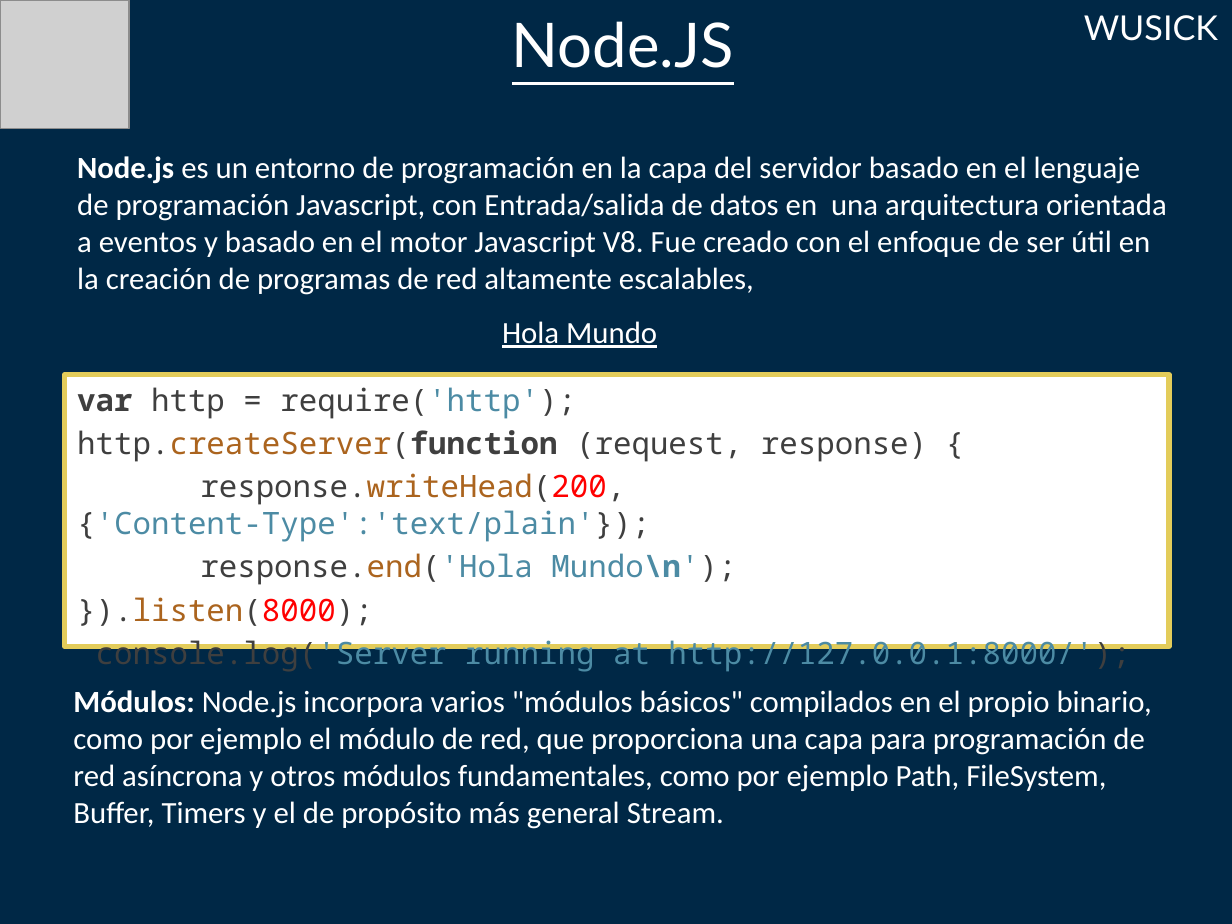
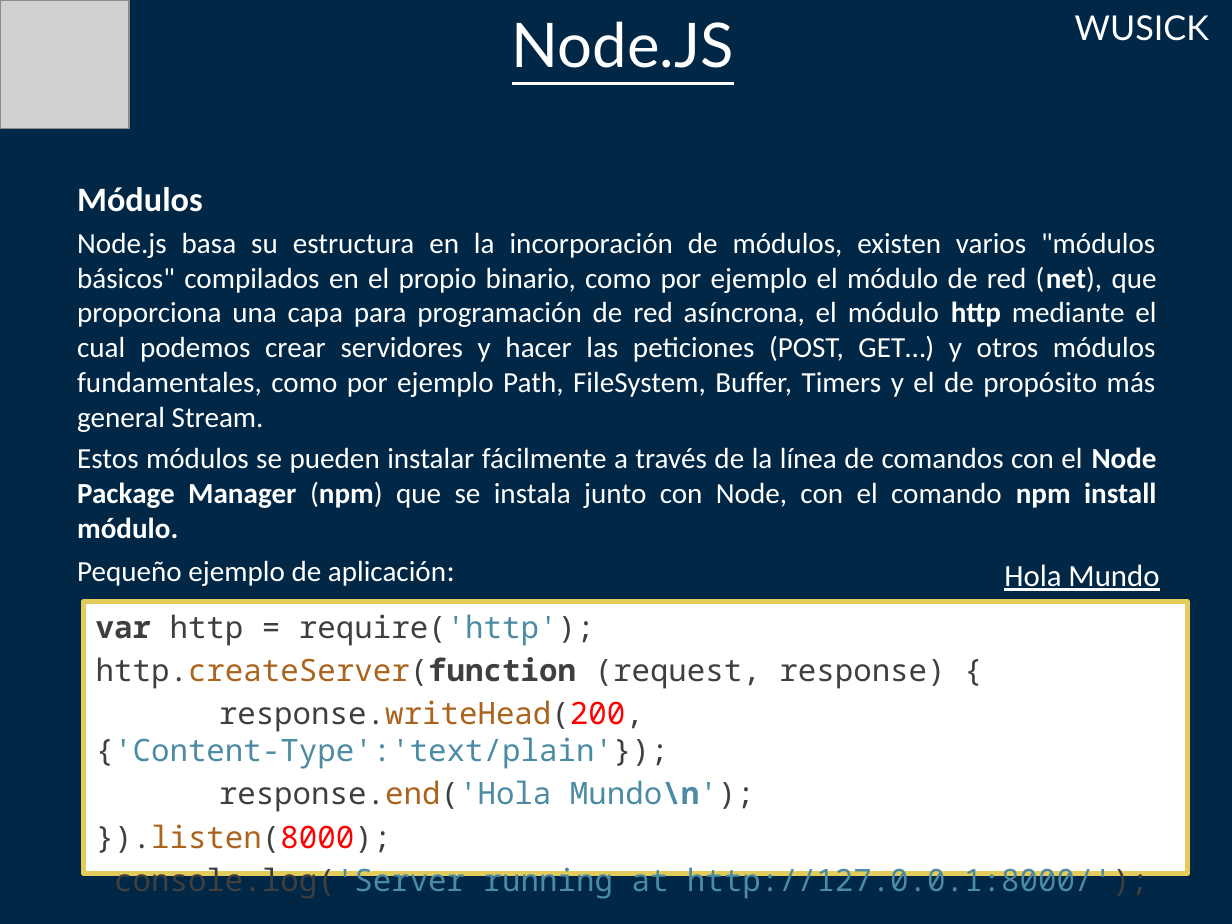
Before and after one commit to jha86/pptWusick, a slide deck: slide 16 of Presentación1.pptx (slide 3 before the commit). Drawn at 1232x924 pixels with LibreOffice and Linux fonts; fonts in the diff are those of the drawing; grey boxes stand for pictures. Boxes give left, top, right and bottom in pixels: in the first picture for what was removed or moved away, otherwise in the second. Text is boxed around its words. In the diff, an @@ line names an element or a change of style, - is before the commit and + after.

```diff
--- a/Presentación1.pptx
+++ b/Presentación1.pptx
@@ title "WUSICK": place and size @@
-title "WUSICK" at (1084, 15, 1218, 41)
+title "WUSICK" at (1075, 15, 1209, 41)
@@ text removed at (77, 156, 1167, 295) @@
-Node.js es un entorno de programación en la capa del servidor basado en el lenguaje de programación Javascript, con Entrada/salida de datos en una arquitectura orientada a eventos y basado en el motor Javascript V8. Fue creado con el enfoque de ser útil en la creación de programas de red altamente escalables,
@@ text at (77, 187, 1157, 586): text changed; size 18 to 17 pt @@
-Módulos: Node.js incorpora varios "módulos básicos" compilados en el propio binario, como por ejemplo el módulo de red, que proporciona una capa para programación de red asíncrona y otros módulos fundamentales, como por ejemplo Path, FileSystem, Buffer, Timers y el de propósito más general Stream.
+Módulos
+Node.js basa su estructura en la incorporación de módulos, existen varios "módulos básicos" compilados en el propio binario, como por ejemplo el módulo de red (net), que proporciona una capa para programación de red asíncrona, el módulo http mediante el cual podemos crear servidores y hacer las peticiones (POST, GET…) y otros módulos fundamentales, como por ejemplo Path, FileSystem, Buffer, Timers y el de propósito más general Stream.
+Estos módulos se pueden instalar fácilmente a través de la línea de comandos con el Node Package Manager (npm) que se instala junto con Node, con el comando npm install módulo.
+Pequeño ejemplo de aplicación:
@@ text "Hola Mundo": place and size @@
-text "Hola Mundo" at (502, 321, 657, 348)
+text "Hola Mundo" at (1004, 564, 1159, 591)
@@ text "var http = require('http');": place and size @@
-text "var http = require('http');" at (65, 375, 1169, 646)
+text "var http = require('http');" at (84, 601, 1188, 872)
```
Also in this commit, not shown: 6 other slides changed, 14 slides added, 6 slides removed.
